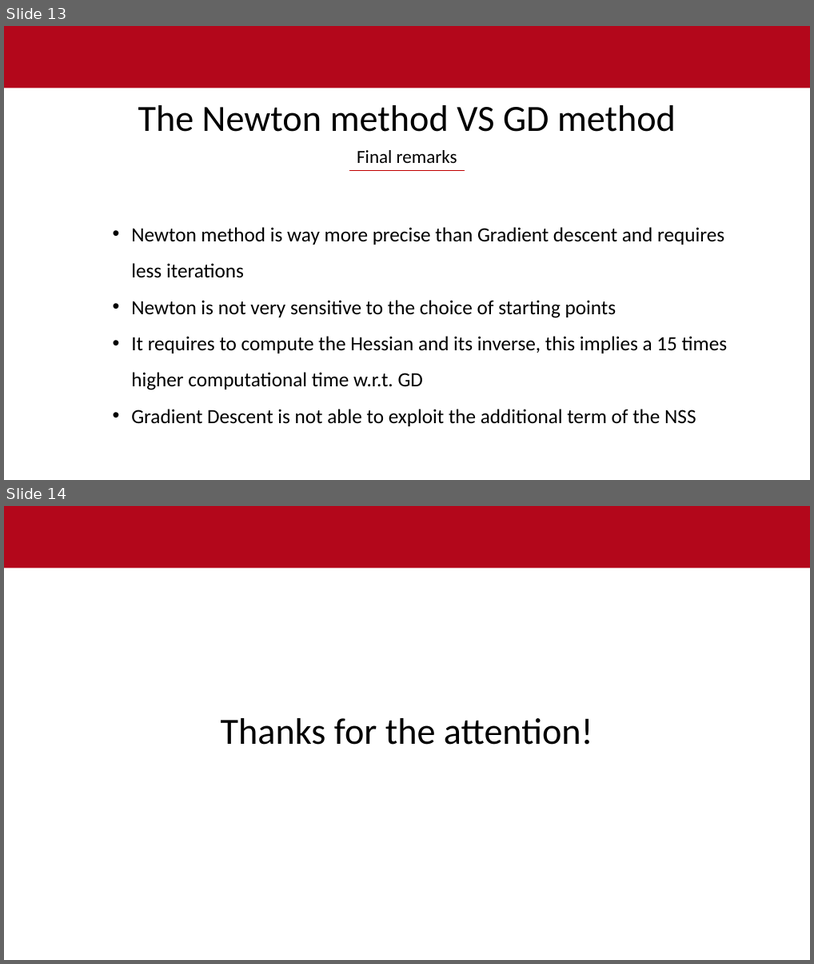
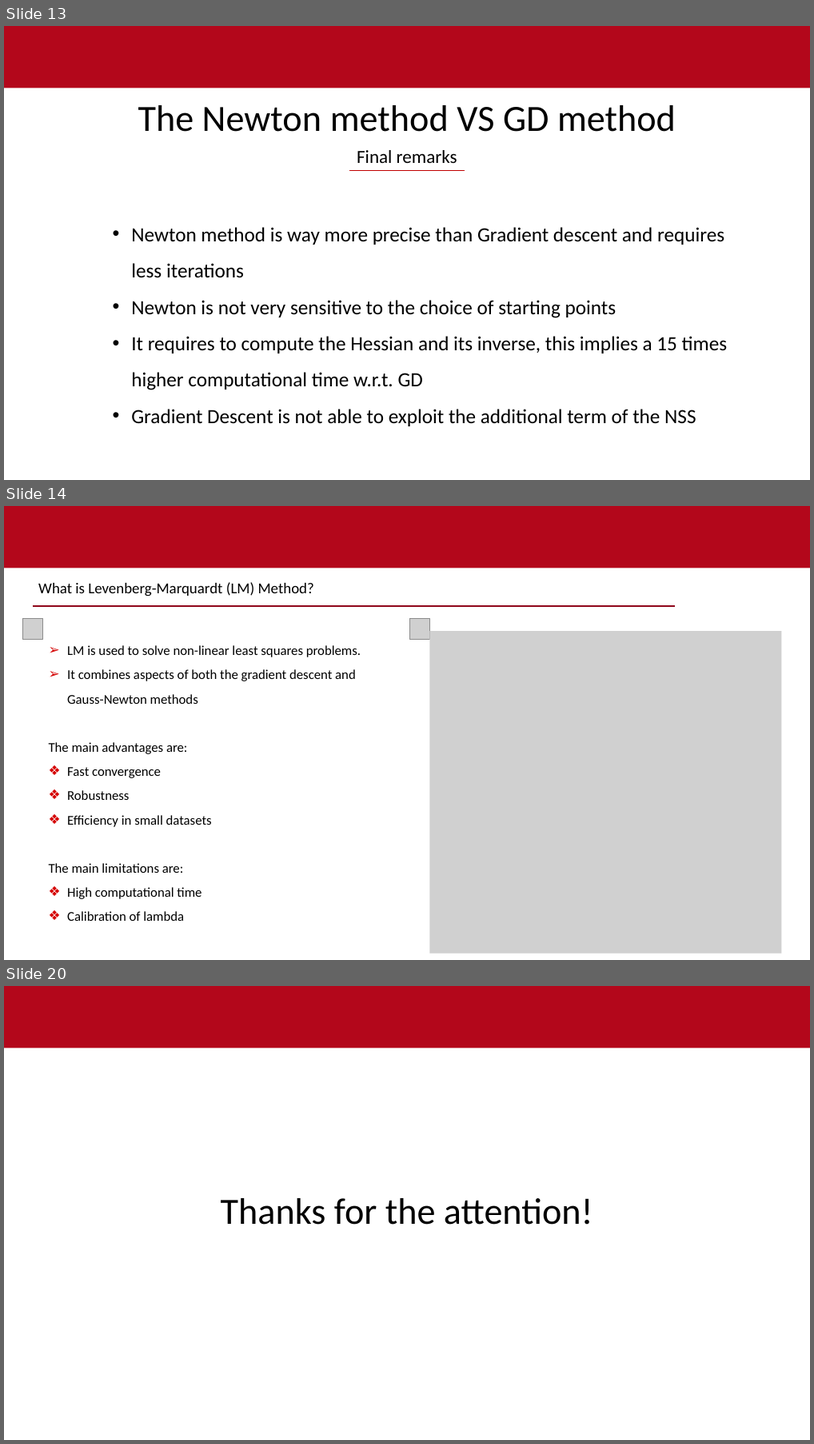
Before and after one commit to ibrahimuali/CompMath, a slide deck: power point - gradient descent newton.pptx. Shown one above the other, each under a label of ours: slides 13 and 14 before the commit, slides 13, 14 and 20 after it; the slides between them are not shown. The pictures are 814x964 and 814x1444 pixels, drawn with LibreOffice and Linux fonts; fonts in the diff are those of the drawing; grey boxes stand for pictures; background and template pictures are left out. Boxes give left, top, right and bottom in pixels: in the first picture for what was removed or moved away, otherwise in the second. Text is boxed around its words. In the diff, an @@ line names an element or a change of style, - is before the commit and + after.

Commit message:
Update power point - gradient descent, newton and lm

```diff
--- a/power point - gradient descent newton.pptx
+++ b/power point - gradient descent newton.pptx
@@ slide 14 added at (4,506,810,960), background #FFFFFF; not listed: 1 template element that a slide beside it also shows @@
@@ title added at (38,582,314,596), 18 pt, text #000000 @@
+What is Levenberg-Marquardt (LM) Method?
@@ picture added at (22,619,42,639) @@
@@ line added from (33, 607) to (675, 607), #8F061A 2.25 pt @@
@@ picture added at (410,619,430,639) @@
@@ text added at (49,645,361,920), 16 pt, text #000000 @@
+➢ LM is used to solve non-linear least squares problems.
+➢ It combines aspects of both the gradient descent and Gauss-Newton methods
+The main advantages are:
+❖ Fast convergence
+❖ Robustness
+❖ Efficiency in small datasets
+The main limitations are:
+❖ High computational time
+❖ Calibration of lambda
@@ picture added at (430,632,782,954) @@
@@ what was slide 14 is now slide 20 @@
```
Also in this commit, not shown: 5 other slides added.
